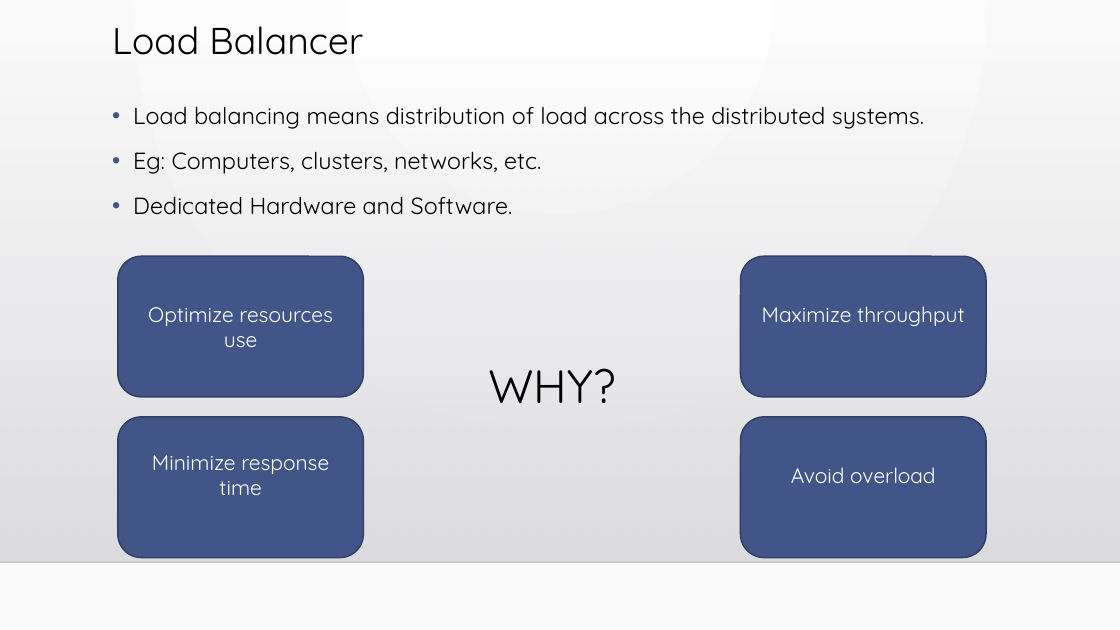
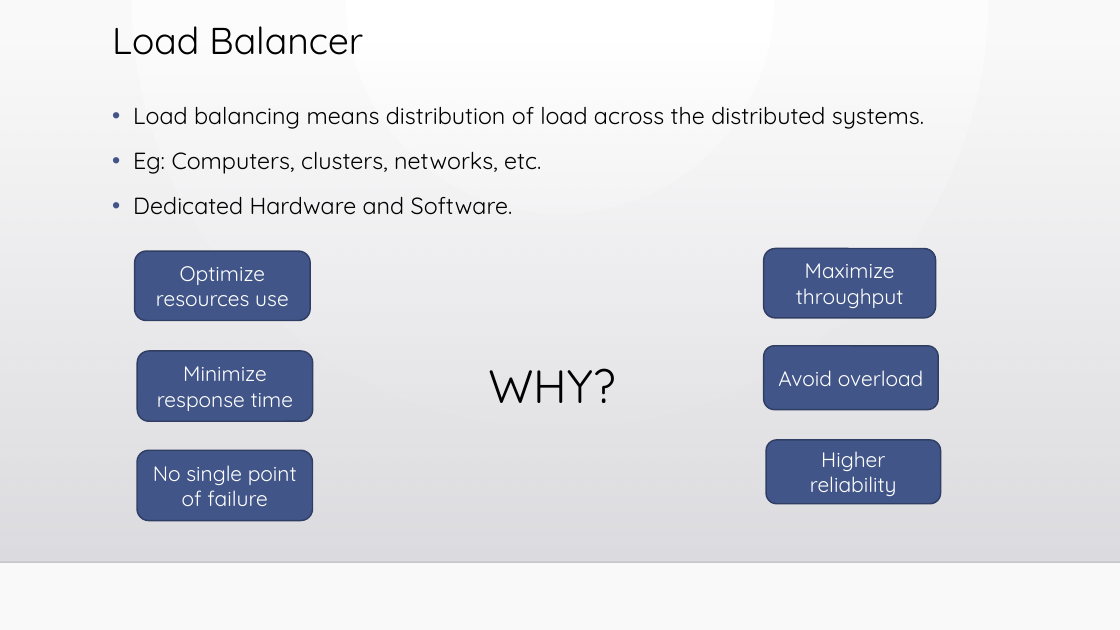
Before and after one commit to Shishir-Kul-012426401/DistributedSystems, a slide deck: slide 1 of Homework 9 - Distributed Applications/load_balancer.pptx. Drawn at 1120x630 pixels with LibreOffice and Linux fonts; fonts in the diff are those of the drawing; background and template pictures are left out. Boxes give left, top, right and bottom in pixels: in the first picture for what was removed or moved away, otherwise in the second. Text is boxed around its words. In the diff, an @@ line names an element or a change of style, - is before the commit and + after.

```diff
--- a/Homework 9 - Distributed Applications/load_balancer.pptx
+++ b/Homework 9 - Distributed Applications/load_balancer.pptx
@@ rounded rectangle "Optimize resources use": place and size @@
-rounded rectangle "Optimize resources use" at <box>118,256,363,397</box>
+rounded rectangle "Optimize resources use" at <box>134,251,310,321</box>
@@ rounded rectangle "Maximize throughput": place and size @@
-rounded rectangle "Maximize throughput" at <box>741,256,986,397</box>
+rounded rectangle "Maximize throughput" at <box>764,249,936,318</box>
@@ rounded rectangle "Minimize response time": place and size @@
-rounded rectangle "Minimize response time" at <box>118,417,363,557</box>
+rounded rectangle "Minimize response time" at <box>137,351,313,422</box>
@@ rounded rectangle "Avoid overload": place and size @@
-rounded rectangle "Avoid overload" at <box>741,417,986,557</box>
+rounded rectangle "Avoid overload" at <box>764,346,939,410</box>
@@ rounded rectangle added at <box>766,440,941,504</box>, fill #415588, outline #303F65 1.25 pt, 18 pt, text #FFFFFF @@
+Higher reliability
@@ rounded rectangle added at <box>137,450,313,521</box>, fill #415588, outline #303F65 1.25 pt, 18 pt, text #FFFFFF @@
+No single point of failure
```
Also in this commit, not shown: 4 other slides changed, 8 slides added, 1 slide removed.
